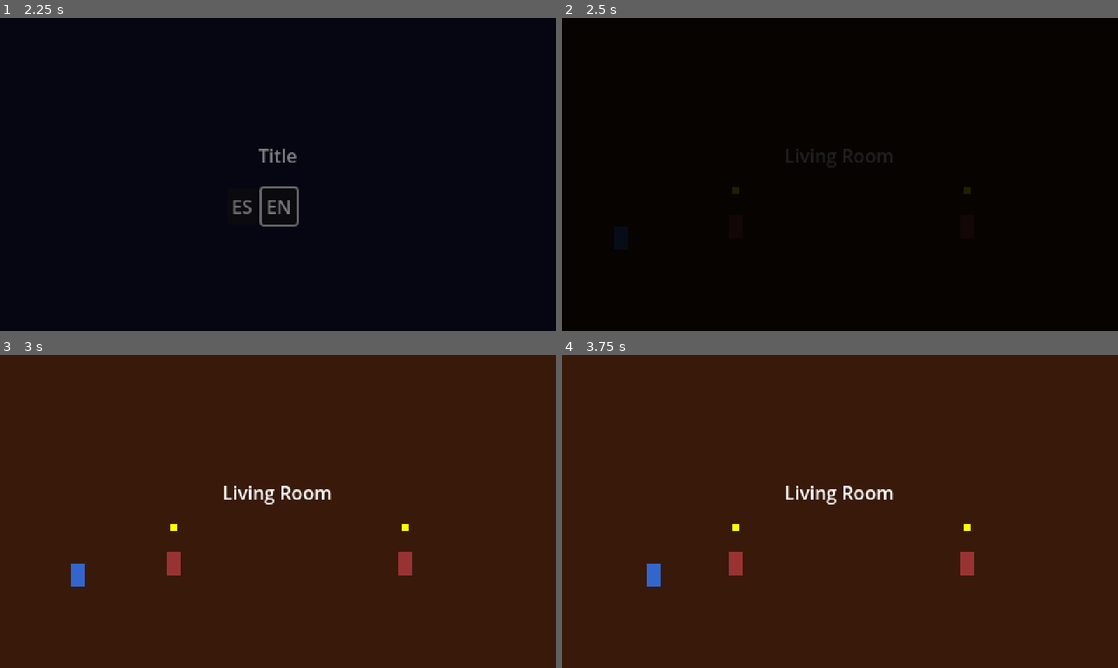
Above: before the commit, frames 1-4 (two rows, left to right).
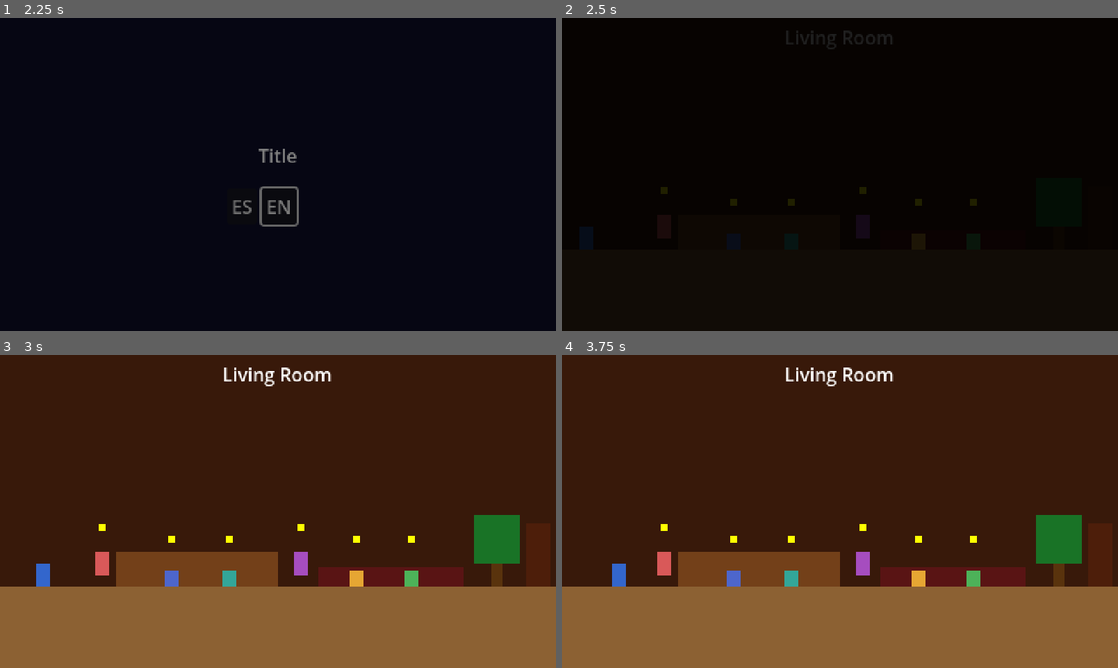
Above: after the commit, the same moments.

Repository: BryGomezDev/MC_Godot
Game: Godot game, scene res://scene/main.tscn
The game is run twice, just before and just after one commit, with the same random seed, the same clock (stepped at 60 frames per second) and the same inputs.
Inputs (mouse positions are in pixels of both pictures, inside the frame that each line leads up to):
- Up to frame 1 (2.25 s): click "ES" at 0.5 s; click "EN" at 1.25 s; tap Enter at 2 s; move the mouse to (400, 158) at 2.02 s; hold Right (move_right) from 2.03 s (still down); hold E (interact) from 2.03 s (still down); click (400, 158) at 2.17 s
- Up to frame 2 (2.5 s): keep holding Right (move_right); keep holding E (interact)
- Up to frame 3 (3 s): release Right (move_right) at 2.75 s; release E (interact) at 2.75 s; drag from (166, 527) to (405, 574) at 2.77 s
- Up to frame 4 (3.75 s): tap Space at 3.5 s; move the mouse to (895, 442) at 3.52 s; hold Right (move_right) from 3.53 s (still down); hold E (interact) from 3.53 s (still down)

Frame 1 is identical in both runs. In frame 2, 0.7% of the frame differs, in the area x 17-75%, y 4-60%; in frame 3, 34%, in the area x 0-100%, y 4-100%; in frame 4, 34%.

Commit message:
S4: salón con 6 NPC, speaker en diálogo y placeholders de escena
- scene/salon.tscn: 480x270, 6 NPCs (Mamá/Hermano/Cuñada/Esposa/Hija/Sobrino) todos required, ExitZone
- scripts/npc.gd: @export speaker_key, body_color, body_height aplicados en _ready()
- scripts/dialogue_manager.gd + dialogue_box.gd: nombre del hablante en SpeakerLabel
- ui/dialogue_box.tscn: nuevo SpeakerLabel, Panel 5px más alto
- translations/game_text.csv: claves SPEAKER_* y NPC_*_1/2 (x6), eliminados TEST_NPC_*
- docs/dev-notes.md: actualizado S3/S4 con tablas de NPC, posiciones y decisiones técnicas

Co-Authored-By: Claude Sonnet 4.6 <noreply@anthropic.com>

Diff:
--- a/project.godot
+++ b/project.godot
@@ -19,8 +19,8 @@
 
 GameState="*res://scripts/game_state.gd"
 SceneManager="*res://scripts/scene_manager.gd"
+DialogueManager="*res://scripts/dialogue_manager.gd"
 _mcp_game_helper="*res://addons/godot_ai/runtime/game_helper.gd"
-DialogueManager="*res://scripts/dialogue_manager.gd"
 
 [display]
 
--- a/scene/salon.tscn
+++ b/scene/salon.tscn
@@ -11,36 +11,120 @@
 script = ExtResource("1")
 
 [node name="Background" type="ColorRect" parent="."]
-color = Color(0.22, 0.10, 0.04, 1)
+color = Color(0.22, 0.1, 0.04, 1)
 offset_right = 480.0
 offset_bottom = 270.0
 
+[node name="Floor" type="ColorRect" parent="."]
+offset_left = 0.0
+offset_top = 200.0
+offset_right = 480.0
+offset_bottom = 270.0
+color = Color(0.55, 0.38, 0.2, 1)
+
+[node name="Mesa" type="ColorRect" parent="."]
+offset_left = 100.0
+offset_top = 170.0
+offset_right = 240.0
+offset_bottom = 200.0
+color = Color(0.45, 0.25, 0.1, 1)
+
+[node name="Sofa" type="ColorRect" parent="."]
+offset_left = 275.0
+offset_top = 183.0
+offset_right = 400.0
+offset_bottom = 200.0
+color = Color(0.35, 0.08, 0.08, 1)
+
+[node name="ArbolTronco" type="ColorRect" parent="."]
+offset_left = 424.0
+offset_top = 178.0
+offset_right = 434.0
+offset_bottom = 200.0
+color = Color(0.35, 0.2, 0.05, 1)
+
+[node name="ArbolCopa" type="ColorRect" parent="."]
+offset_left = 409.0
+offset_top = 138.0
+offset_right = 449.0
+offset_bottom = 180.0
+color = Color(0.1, 0.45, 0.15, 1)
+
+[node name="Puerta" type="ColorRect" parent="."]
+offset_left = 454.0
+offset_top = 145.0
+offset_right = 475.0
+offset_bottom = 200.0
+color = Color(0.3, 0.12, 0.04, 1)
+
 [node name="SceneLabel" type="Label" parent="."]
 offset_left = 190.0
-offset_top = 107.0
+offset_top = 5.0
 offset_right = 290.0
-offset_bottom = 127.0
-text = "Salon"
+offset_bottom = 18.0
+text = "Salón"
 horizontal_alignment = 1
 vertical_alignment = 1
 
 [node name="Player" parent="." instance=ExtResource("2")]
-position = Vector2(50.0, 190.0)
+position = Vector2(20.0, 190.0)
 
-[node name="NPC_A" parent="." instance=ExtResource("3")]
-position = Vector2(150.0, 190.0)
-npc_id = "TEST_NPC_A"
-dialogue_keys = ["TEST_NPC_A_1", "TEST_NPC_A_2"]
+[node name="NPC_Mama" parent="." instance=ExtResource("3")]
+position = Vector2(88.0, 190.0)
+npc_id = "MAMA"
+dialogue_keys = ["NPC_MAMA_1", "NPC_MAMA_2"]
 required = true
+speaker_key = "SPEAKER_MAMA"
+body_color = Color(0.85, 0.35, 0.35, 1)
+body_height = 20
 
-[node name="NPC_B" parent="." instance=ExtResource("3")]
-position = Vector2(350.0, 190.0)
-npc_id = "TEST_NPC_B"
-dialogue_keys = ["TEST_NPC_B_1", "TEST_NPC_B_2"]
+[node name="NPC_Hermano" parent="." instance=ExtResource("3")]
+position = Vector2(148.0, 200.0)
+npc_id = "HERMANO"
+dialogue_keys = ["NPC_HERMANO_1", "NPC_HERMANO_2"]
 required = true
+speaker_key = "SPEAKER_HERMANO"
+body_color = Color(0.3, 0.4, 0.8, 1)
+body_height = 14
+
+[node name="NPC_Cunada" parent="." instance=ExtResource("3")]
+position = Vector2(198.0, 200.0)
+npc_id = "CUNADA"
+dialogue_keys = ["NPC_CUNADA_1", "NPC_CUNADA_2"]
+required = true
+speaker_key = "SPEAKER_CUNADA"
+body_color = Color(0.2, 0.65, 0.6, 1)
+body_height = 14
+
+[node name="NPC_Esposa" parent="." instance=ExtResource("3")]
+position = Vector2(260.0, 190.0)
+npc_id = "ESPOSA"
+dialogue_keys = ["NPC_ESPOSA_1", "NPC_ESPOSA_2"]
+required = true
+speaker_key = "SPEAKER_ESPOSA"
+body_color = Color(0.65, 0.3, 0.75, 1)
+body_height = 20
+
+[node name="NPC_Hija" parent="." instance=ExtResource("3")]
+position = Vector2(308.0, 200.0)
+npc_id = "HIJA"
+dialogue_keys = ["NPC_HIJA_1", "NPC_HIJA_2"]
+required = true
+speaker_key = "SPEAKER_HIJA"
+body_color = Color(0.9, 0.65, 0.2, 1)
+body_height = 14
+
+[node name="NPC_Sobrino" parent="." instance=ExtResource("3")]
+position = Vector2(355.0, 200.0)
+npc_id = "SOBRINO"
+dialogue_keys = ["NPC_SOBRINO_1", "NPC_SOBRINO_2"]
+required = true
+speaker_key = "SPEAKER_SOBRINO"
+body_color = Color(0.3, 0.7, 0.35, 1)
+body_height = 14
 
 [node name="ExitZone" type="Area2D" parent="."]
-position = Vector2(460.0, 135.0)
+position = Vector2(470.0, 135.0)
 
 [node name="CollisionShape2D" type="CollisionShape2D" parent="ExitZone"]
 shape = SubResource("RectangleShape2D_1")
--- a/scripts/dialogue_box.gd
+++ b/scripts/dialogue_box.gd
@@ -4,6 +4,7 @@
 
 @onready var _text_label: Label = $Panel/TextLabel
 @onready var _hint_label: Label = $Panel/HintLabel
+@onready var _speaker_label: Label = $Panel/SpeakerLabel
 
 const CHAR_DELAY: float = 0.04
 
@@ -12,13 +13,15 @@
 var _typing: bool = false
 var _char_timer: float = 0.0
 
-func show_text(text: String) -> void:
+func show_text(text: String, speaker: String = "") -> void:
 	_full_text = text
 	_shown_chars = 0
 	_typing = true
 	_char_timer = 0.0
 	_text_label.text = ""
 	_hint_label.visible = false
+	_speaker_label.text = speaker
+	_speaker_label.visible = speaker != ""
 
 func _process(delta: float) -> void:
 	if not visible or not _typing:
--- a/scripts/dialogue_manager.gd
+++ b/scripts/dialogue_manager.gd
@@ -6,6 +6,7 @@
 var _keys: Array[String] = []
 var _index: int = 0
 var _player: Node
+var _speaker: String = ""
 
 func _ready() -> void:
 	_box = load("res://ui/dialogue_box.tscn").instantiate()
@@ -13,8 +14,9 @@
 	_box.visible = false
 	_box.page_done.connect(_on_page_done)
 
-func start(keys: Array[String]) -> void:
+func start(keys: Array[String], speaker: String = "") -> void:
 	_keys = keys
+	_speaker = speaker
 	_index = 0
 	_player = get_tree().get_first_node_in_group("player")
 	if _player:
@@ -23,7 +25,7 @@
 	_show_current()
 
 func _show_current() -> void:
-	_box.call("show_text", tr(_keys[_index]))
+	_box.call("show_text", tr(_keys[_index]), tr(_speaker))
 
 func _on_page_done() -> void:
 	_index += 1
--- a/scripts/npc.gd
+++ b/scripts/npc.gd
@@ -3,6 +3,9 @@
 @export var npc_id: String = ""
 @export var dialogue_keys: Array[String] = []
 @export var required: bool = false
+@export var speaker_key: String = ""
+@export var body_color: Color = Color(0.6, 0.2, 0.2, 1)
+@export var body_height: int = 20
 
 var _spoken: bool = false
 var _dm: Node
@@ -13,12 +16,16 @@
 	interacted.connect(_on_interacted)
 	if required:
 		GameState.register_required_npc(get_tree().current_scene.name, npc_id)
+	var body: Node = get_node_or_null("Body")
+	if body is ColorRect:
+		(body as ColorRect).color = body_color
+		(body as ColorRect).offset_top = float(-body_height)
 	_update_indicator()
 
 func _on_interacted() -> void:
 	if _spoken:
 		return
-	_dm.start(dialogue_keys)
+	_dm.start(dialogue_keys, speaker_key)
 	_dm.dialogue_finished.connect(_on_dialogue_finished, CONNECT_ONE_SHOT)
 
 func _on_dialogue_finished() -> void:
--- a/translations/game_text.csv
+++ b/translations/game_text.csv
@@ -7,7 +7,22 @@
 SCENE_PASILLO,Pasillo,Hallway
 SCENE_HABITACION,Habitación,Bedroom
 SCENE_FINAL,Final,Ending
-TEST_NPC_A_1,[TEMP] Hola. Feliz Navidad.,[TEMP] Hello. Merry Christmas.
-TEST_NPC_A_2,[TEMP] ¿Lista la cena?,[TEMP] Is dinner ready?
-TEST_NPC_B_1,[TEMP] Los regalos están debajo del árbol.,[TEMP] The gifts are under the tree.
-TEST_NPC_B_2,[TEMP] ¡Qué bonita época del año!,[TEMP] What a beautiful time of year!
+SPEAKER_MAMA,Mamá,Mom
+SPEAKER_HERMANO,Hermano,Brother
+SPEAKER_CUNADA,Cuñada,Sister-in-law
+SPEAKER_ESPOSA,Esposa,Wife
+SPEAKER_HIJA,Hija,Daughter
+SPEAKER_SOBRINO,Sobrino,Nephew
+SPEAKER_PAPA,Papá,Dad
+NPC_MAMA_1,[TEMP] ¡Qué alegría que estéis todos aquí esta noche!,[TEMP] So happy to have everyone here tonight!
+NPC_MAMA_2,[TEMP] La cena está casi lista. ¿Me ayudas a poner la mesa?,[TEMP] Dinner is almost ready. Can you help me set the table?
+NPC_HERMANO_1,[TEMP] ¡Eh, por fin apareces! Llevo aquí media hora.,[TEMP] Hey, you finally showed up! I've been here half an hour.
+NPC_HERMANO_2,[TEMP] Esto se pone bien. El olor de la comida ya llega hasta aquí.,[TEMP] This is shaping up nicely. The smell of the food reaches all the way here.
+NPC_CUNADA_1,[TEMP] ¡Feliz Navidad! ¡Qué bien estar juntos esta noche!,[TEMP] Merry Christmas! So nice to be together tonight!
+NPC_CUNADA_2,[TEMP] El árbol está precioso este año. ¿Quién lo adornó?,[TEMP] The tree looks beautiful this year. Who decorated it?
+NPC_ESPOSA_1,[TEMP] Por fin llegaste. Nos tenías preocupados.,[TEMP] You finally made it. We were getting worried.
+NPC_ESPOSA_2,[TEMP] Esta noche todo el mundo está de buen humor. Es bonito, ¿verdad?,[TEMP] Everyone is in a good mood tonight. It's nice, isn't it?
+NPC_HIJA_1,[TEMP] ¡Ven, siéntate con nosotros un momento!,[TEMP] Come sit with us for a moment!
+NPC_HIJA_2,[TEMP] Llevo todo el día esperando esta cena. ¡Me muero de hambre!,[TEMP] I've been waiting all day for this dinner. I'm starving!
+NPC_SOBRINO_1,[TEMP] ¿Viste el árbol? Le pusimos las luces nuevas.,[TEMP] Did you see the tree? We put the new lights on it.
+NPC_SOBRINO_2,[TEMP] Esta noche no quiero que acabe. ¿A qué hora abrimos los regalos?,[TEMP] I don't want tonight to end. What time do we open presents?
--- a/ui/dialogue_box.tscn
+++ b/ui/dialogue_box.tscn
@@ -8,23 +8,31 @@
 
 [node name="Panel" type="Panel" parent="."]
 offset_left = 0.0
-offset_top = 200.0
+offset_top = 195.0
 offset_right = 480.0
 offset_bottom = 270.0
 
+[node name="SpeakerLabel" type="Label" parent="Panel"]
+offset_left = 8.0
+offset_top = 2.0
+offset_right = 160.0
+offset_bottom = 13.0
+text = ""
+visible = false
+
 [node name="TextLabel" type="Label" parent="Panel"]
 offset_left = 8.0
-offset_top = 4.0
+offset_top = 13.0
 offset_right = 464.0
-offset_bottom = 54.0
+offset_bottom = 57.0
 text = ""
 autowrap_mode = 3
 
 [node name="HintLabel" type="Label" parent="Panel"]
 offset_left = 420.0
-offset_top = 52.0
+offset_top = 58.0
 offset_right = 478.0
-offset_bottom = 68.0
+offset_bottom = 73.0
 text = "[ E ]"
 visible = false
 horizontal_alignment = 2
Not shown, changed: docs/dev-notes.md
